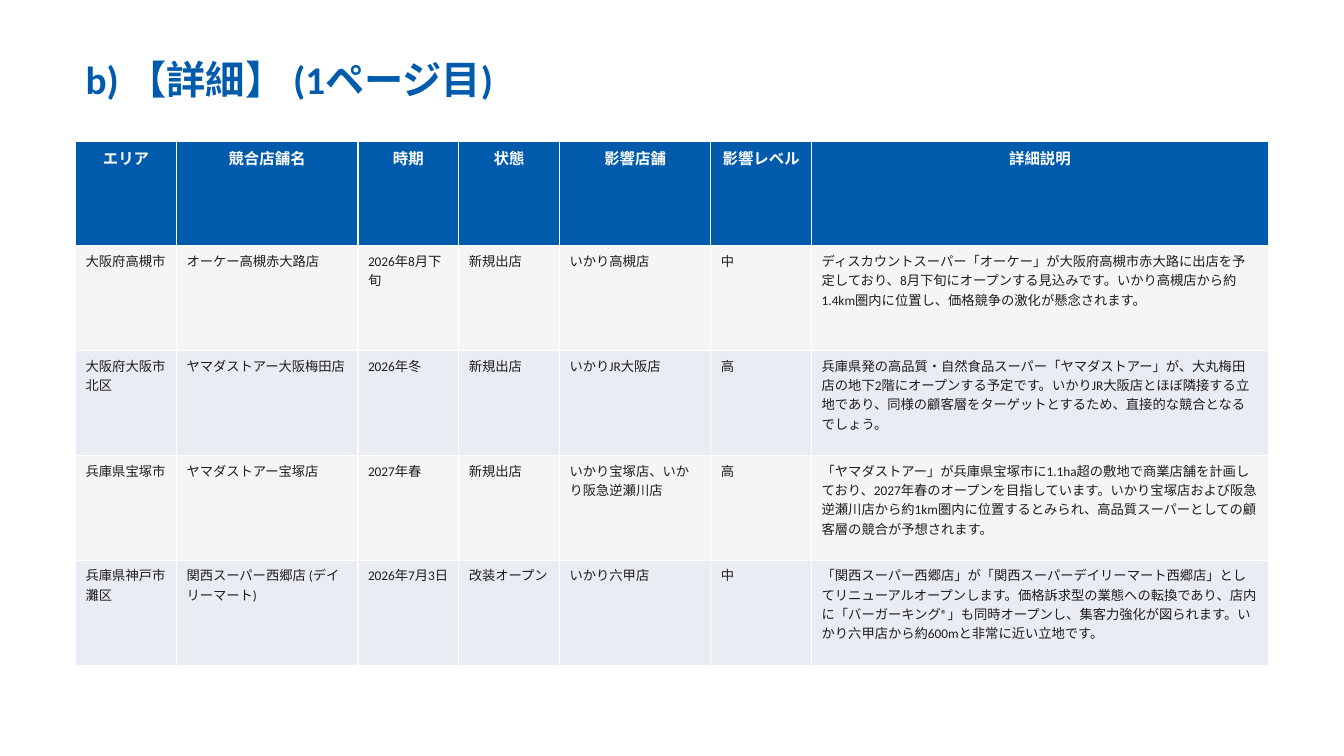
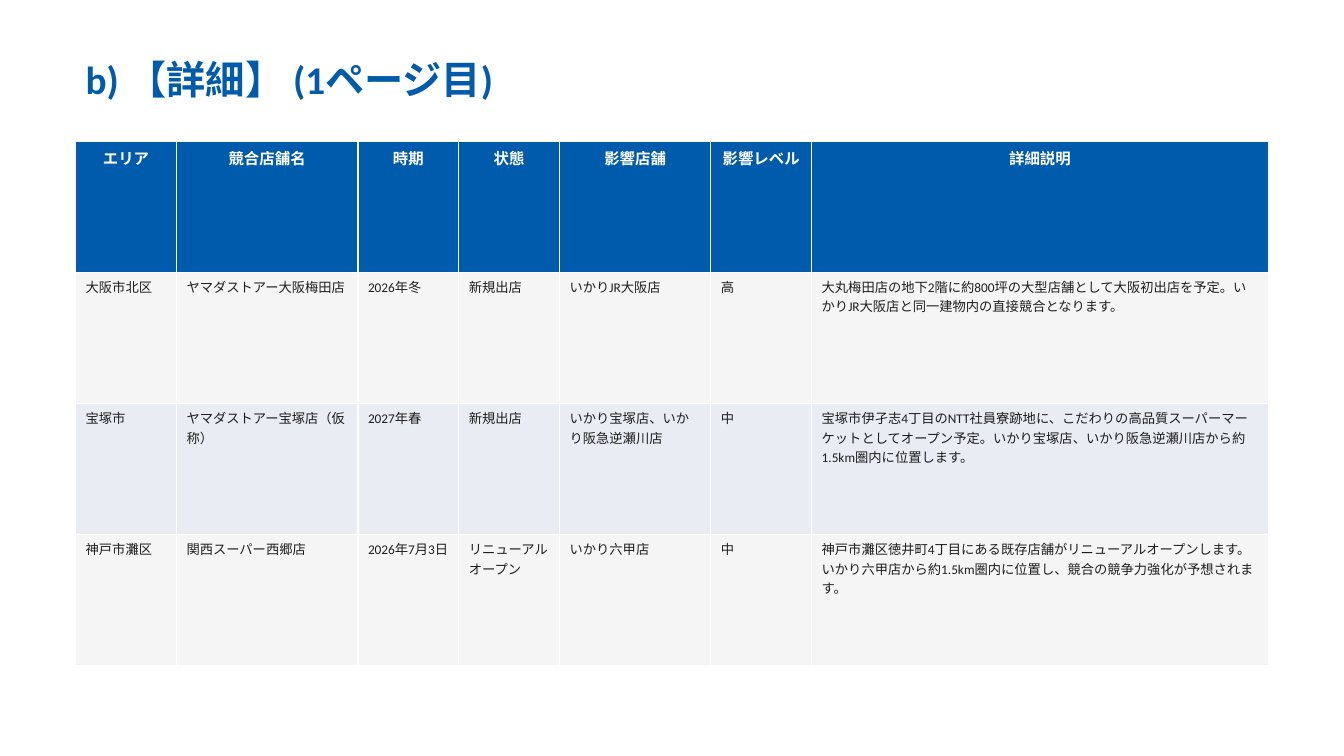
Before and after one commit to yutatbgt-bit/Competitive-research, a slide deck: slide 3 of report/2026_06_28_competitive_report_within_2km.pptx. Drawn at 1344x756 pixels with LibreOffice and Linux fonts; fonts in the diff are those of the drawing. Boxes give left, top, right and bottom in pixels: in the first picture for what was removed or moved away, otherwise in the second. Text is boxed around its words. In the diff, an @@ line names an element or a change of style, - is before the commit and + after.

```diff
--- a/report/2026_06_28_competitive_report_within_2km.pptx
+++ b/report/2026_06_28_competitive_report_within_2km.pptx
@@ table at box(76, 141, 1268, 665) @@
-row 2: 大阪府高槻市 | オーケー高槻赤大路店 | 2026年8月下旬 | 新規出店 | いかり高槻店 | 中 | ディスカウントスーパー「オーケー」が大阪府高槻市赤大路に出店を予定しており、8月下旬にオープンする見込みです。いかり高槻店から約1.4km圏内に位置し、価格競争の激化が懸念されます。
-row 3: 大阪府大阪市北区 | ヤマダストアー大阪梅田店 | 2026年冬 | 新規出店 | いかりJR大阪店 | 高 | 兵庫県発の高品質・自然食品スーパー「ヤマダストアー」が、大丸梅田店の地下2階にオープンする予定です。いかりJR大阪店とほぼ隣接する立地であり、同様の顧客層をターゲットとするため、直接的な競合となるでしょう。
-row 4: 兵庫県宝塚市 | ヤマダストアー宝塚店 | 2027年春 | 新規出店 | いかり宝塚店、いかり阪急逆瀬川店 | 高 | 「ヤマダストアー」が兵庫県宝塚市に1.1ha超の敷地で商業店舗を計画しており、2027年春のオープンを目指しています。いかり宝塚店および阪急逆瀬川店から約1km圏内に位置するとみられ、高品質スーパーとしての顧客層の競合が予想されます。
-row 5: 兵庫県神戸市灘区 | 関西スーパー西郷店 (デイリーマート) | 2026年7月3日 | 改装オープン | いかり六甲店 | 中 | 「関西スーパー西郷店」が「関西スーパーデイリーマート西郷店」としてリニューアルオープンします。価格訴求型の業態への転換であり、店内に「バーガーキング®」も同時オープンし、集客力強化が図られます。いかり六甲店から約600mと非常に近い立地です。
+row 2: 大阪市北区 | ヤマダストアー大阪梅田店 | 2026年冬 | 新規出店 | いかりJR大阪店 | 高 | 大丸梅田店の地下2階に約800坪の大型店舗として大阪初出店を予定。いかりJR大阪店と同一建物内の直接競合となります。
+row 3: 宝塚市 | ヤマダストアー宝塚店（仮称） | 2027年春 | 新規出店 | いかり宝塚店、いかり阪急逆瀬川店 | 中 | 宝塚市伊孑志4丁目のNTT社員寮跡地に、こだわりの高品質スーパーマーケットとしてオープン予定。いかり宝塚店、いかり阪急逆瀬川店から約1.5km圏内に位置します。
+row 4: 神戸市灘区 | 関西スーパー西郷店 | 2026年7月3日 | リニューアルオープン | いかり六甲店 | 中 | 神戸市灘区徳井町4丁目にある既存店舗がリニューアルオープンします。いかり六甲店から約1.5km圏内に位置し、競合の競争力強化が予想されます。
```
Also in this commit, not shown: 4 other slides changed, 7 other files.
